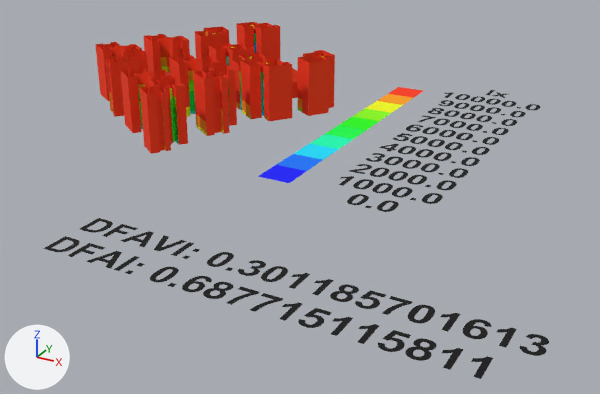
The COLLADA model example_files/dae/punggol_luse101_dfavi.dae: old version first, new version second.
Before and after are seen from a camera (50 mm lens) standing at (428.0, -608.0, 229.0) and looking at (140.0, -84.0, -33.0). Every picture has the same lights, and +X, +Y and +Z are marked at lower left. Vertices at the same position are counted once.

The older version as bpy lines, for what is in view:
```python
me_node0 = bpy.data.meshes.new('node0')
me_node0.from_pydata(...)  # 13064 vertices, 10869 faces; spans x -109.0..370.0, y -292.0..166.0, z 0.0..48.0
me_node0.materials.append(mat_mymaterial0)  # orange #ff3500
me_node0.materials.append(mat_mymaterial1)  # green #00ffb5
me_node0.materials.append(mat_mymaterial2)  # green #00ff4a
me_node0.materials.append(mat_mymaterial3)  # blue #000bff
me_node0.materials.append(mat_mymaterial4)  # blue #0075ff
me_node0.materials.append(mat_mymaterial5)  # orange #ff9f00
me_node0.materials.append(mat_mymaterial6)  # yellow #f4ff00
me_node0.materials.append(mat_mymaterial7)  # green #20ff00
me_node0.materials.append(mat_mymaterial8)  # green #8aff00
me_node0.materials.append(mat_mymaterial9)  # cyan #00dfff
me_node0.materials.append(mat_mymaterial10)  # blue #000bff
me_node0.materials.append(mat_mymaterial11)  # blue #0075ff
me_node0.materials.append(mat_mymaterial12)  # cyan #00dfff
me_node0.materials.append(mat_mymaterial13)  # green #00ffb5
me_node0.materials.append(mat_mymaterial14)  # green #00ff4a
me_node0.materials.append(mat_mymaterial15)  # green #20ff00
me_node0.materials.append(mat_mymaterial16)  # green #8aff00
me_node0.materials.append(mat_mymaterial17)  # yellow #f4ff00
me_node0.materials.append(mat_mymaterial18)  # orange #ff9f00
me_node0.materials.append(mat_mymaterial19)  # orange #ff3500
me_node0.materials.append(mat_mymaterial20)  # black #000000
ob_node0 = bpy.data.objects.new('node0', me_node0)
ob_node0.location = (0.0, 0.0, 0.0)
```
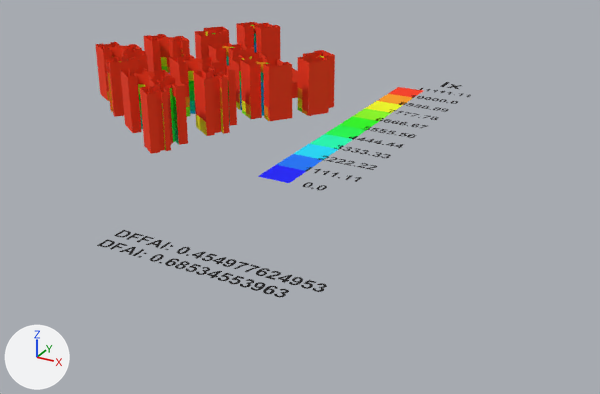
Edits to the bpy script that builds the scene:
```text
Change me_node0:
    used by ob_node0; location = (0.0, 0.0, 0.0)
    remove me_node0.from_pydata(...)  # 13064 vertices, 10869 faces; spans x -109.0..370.0, y -292.0..166.0, z 0.0..48.0
    add me_node0.from_pydata(...)  # 13048 vertices, 10807 faces; spans x -109.0..249.0, y -273.0..172.0, z 0.0..48.0
    me_node0 part 1: the loose piece of 19 vertices spanning x 112.0..131.0, y -261.0..-242.0, z 0.0 is copied, and the copy is scaled about its middle by (0.5, 0.5, 1), then moved by (12.0, -1.0, 0.0); it spans x 129.0..138.0, y -258.0..-248.0, z 0.0
    me_node0 part 2: the loose piece of 6 vertices spanning x 150.0..154.0, y -261.0..-242.0, z 0.0 is scaled about its middle by (0.5, 0.5, 1), then moved by (-12.0, -1.0, 0.0)
    me_node0 part 3: the loose piece of 22 vertices spanning x 184.0..198.0, y -38.0..-19.0, z 0.0 is copied, and the copy is scaled about its middle by (0.5, 0.5, 1), then moved by (-26.0, -224.0, 0.0); it spans x 161.0..168.0, y -258.0..-248.0, z 0.0
    me_node0 part 4: the loose piece of 22 vertices spanning x 184.0..198.0, y -38.0..-19.0, z 0.0 is copied, and the copy is scaled about its middle by (0.5, 0.5, 1), then moved by (32.0, -224.0, 0.0); it spans x 220.0..227.0, y -258.0..-248.0, z 0.0
    me_node0 part 5: the loose piece of 16 vertices spanning x 98.0..111.0, y -292.0..-273.0, z 0.0 is scaled about its middle by (0.5, 0.5, 1), then moved by (13.0, 14.0, 0.0)
    me_node0 part 6: the loose piece of 17 vertices spanning x 237.0..246.0, y -292.0..-273.0, z 0.0 is scaled about its middle by (0.5, 0.5, 1), then moved by (-78.0, 180.0, 0.0)
    me_node0 part 7: the loose piece of 17 vertices spanning x 267.0..275.0, y -292.0..-273.0, z 0.0 is scaled about its middle by (0.5, 0.5, 1), then moved by (-100.0, 180.0, 0.0)
    me_node0 part 8: the loose piece of 17 vertices spanning x 282.0..290.0, y -292.0..-273.0, z 0.0 is scaled about its middle by (0.5, 0.5, 1), then moved by (-107.0, 180.0, 0.0)
    me_node0 part 9: the loose piece of 17 vertices spanning x 314.0..322.0, y -261.0..-242.0, z 0.0 is scaled about its middle by (0.5, 0.5, 1), then moved by (-121.0, 150.0, 0.0)
    me_node0 part 10: the loose piece of 25 vertices spanning x 284.0..296.0, y -261.0..-243.0, z 0.0 is scaled about its middle by (0.5, 0.5, 1), then moved by (-134.0, 309.0, 0.0)
    me_node0 part 11: 63 loose pieces with 5738 vertices, spanning x 78.0..370.0, y -292.0..166.0, z 0.0, are deleted
    me_node0 part 12: 52 vertices moved within x 185.0..200.0, y -101.0..112.0, z 0.0; 1572 vertices removed from x 184.0..212.0, y -118.0..139.0, z 0.0; 5090 vertices added at x 150.0..202.0, y -133.0..172.0, z 0.0
    me_node0 part 13: 18 vertices moved within x 119.0..245.0, y -273.0..-248.0, z 0.0; 924 vertices removed from x 98.0..249.0, y -292.0..-242.0, z 0.0; 2877 vertices added at x 104.0..249.0, y -273.0..-248.0, z 0.0
    me_node0 part 14: 69 faces spanning x -105.0..95.0, y -79.0..111.0, z 0.0..48.0 switch from mat_mymaterial0 (orange #ff3500) to mat_mymaterial5 (orange #ff9f00)
    me_node0 part 15: 84 faces spanning x -105.0..99.0, y -122.0..106.0, z 0.0..48.0 switch from mat_mymaterial5 (orange #ff9f00) to mat_mymaterial6 (yellow #f4ff00)
    me_node0 part 16: 59 faces spanning x -105.0..86.0, y -122.0..116.0, z 0.0..48.0 switch from mat_mymaterial6 (yellow #f4ff00) to mat_mymaterial8 (green #8aff00)
    me_node0 part 17: 40 faces spanning x -75.0..94.0, y -117.0..111.0, z 0.0..45.0 switch from mat_mymaterial8 (green #8aff00) to mat_mymaterial9 (green #20ff00)
```

Boxes [x1, y1, x2, y2] around the edits, measured in the pictures (600 x 394 px; the box of a moved part takes in the faces that stretch with it):
'node0', reshaped (26% narrower, 23% shorter)
    before: [43, 22, 549, 379]
    after: [95, 22, 471, 297]
part 1 of me_node0, added
    after: [146, 240, 162, 248]
part 2 of me_node0, moved or reshaped
    before: [171, 242, 195, 256]
    after: [160, 242, 171, 249]
part 3 of me_node0, added
    after: [192, 252, 206, 259]
part 4 of me_node0, added
    after: [278, 275, 293, 283]
part 5 of me_node0, moved or reshaped
    before: [68, 243, 105, 257]
    after: [110, 243, 127, 250]
part 6 of me_node0, moved or reshaped
    before: [280, 302, 302, 320]
    after: [314, 169, 321, 173]
part 7 of me_node0, moved or reshaped
    before: [331, 317, 353, 336]
    after: [323, 171, 330, 175]
part 8 of me_node0, moved or reshaped
    before: [358, 324, 379, 344]
    after: [332, 172, 338, 177]
part 9 of me_node0, moved or reshaped
    before: [441, 313, 460, 331]
    after: [355, 177, 362, 182]
part 10 of me_node0, moved or reshaped (not visible afterwards)
    before: [383, 296, 412, 315]
part 11 of me_node0, deleted
    before: [43, 90, 549, 379]
part 12 of me_node0, built on
    before: [339, 94, 470, 186]
    after: [303, 82, 471, 190]
part 13 of me_node0, built on
    before: [87, 224, 334, 312]
    after: [97, 230, 327, 297]
part 14 of me_node0, recoloured
    both: [108, 46, 307, 121]
part 15 of me_node0, recoloured
    both: [138, 31, 324, 147]
part 16 of me_node0, recoloured
    both: [165, 25, 268, 151]
part 17 of me_node0, recoloured
    both: [172, 71, 241, 109]
